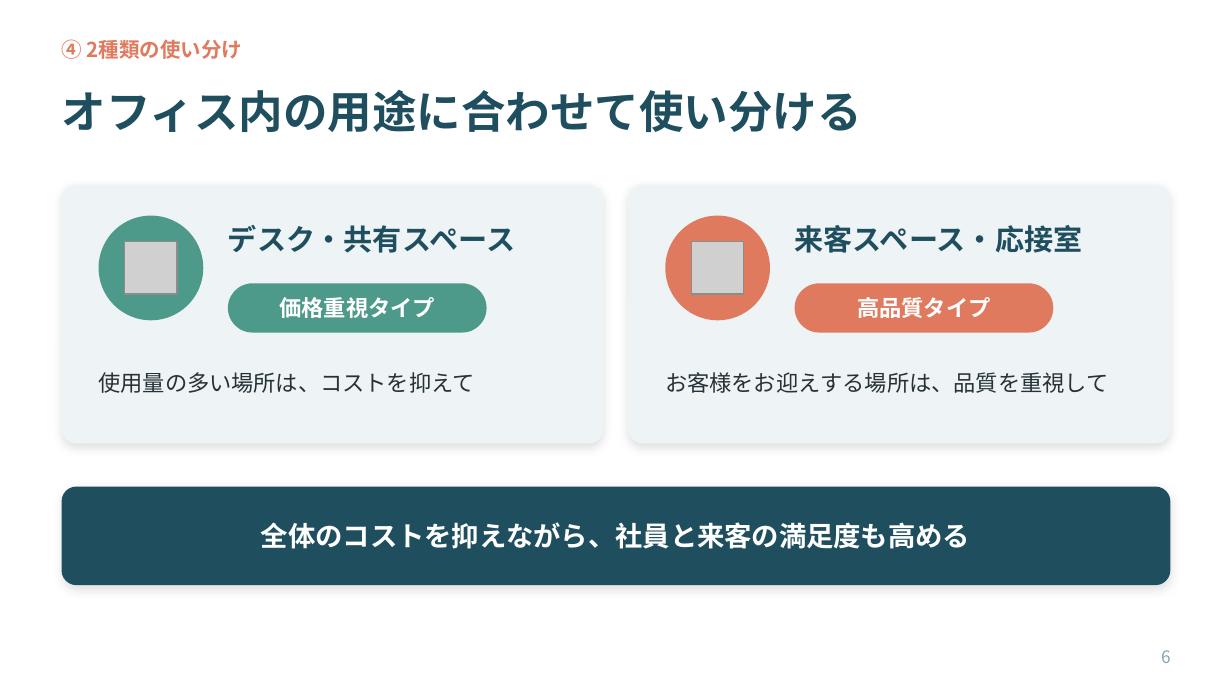
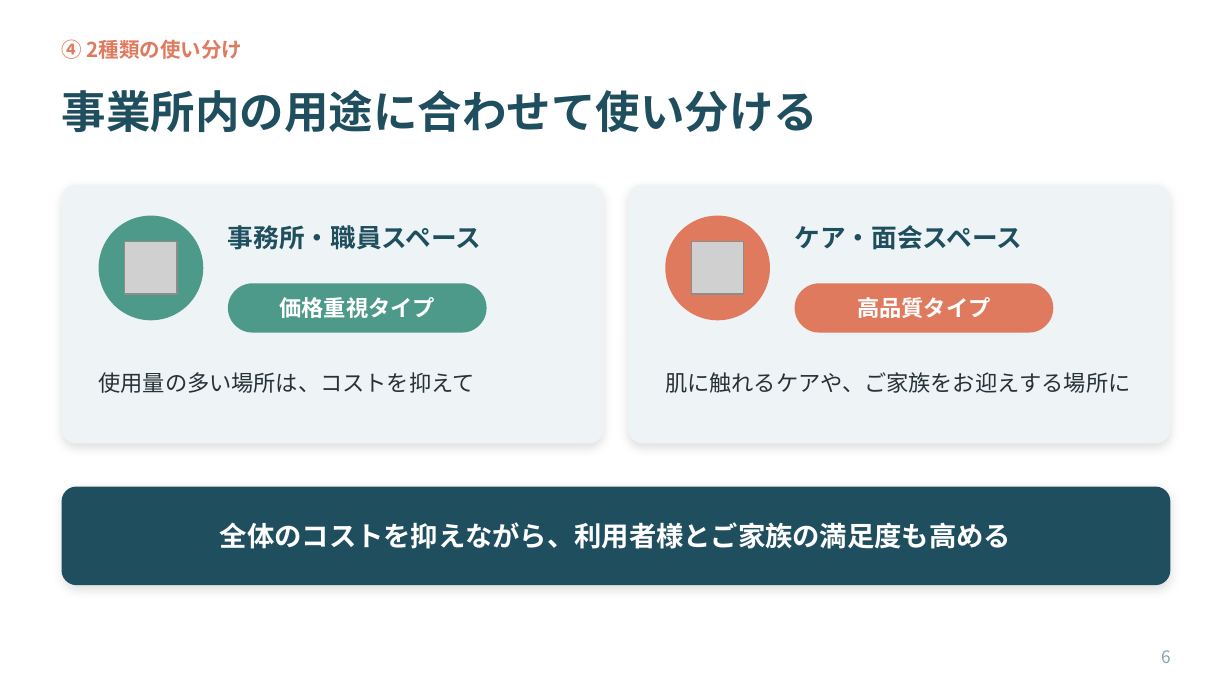
Before and after one commit to ha19870907-a11y/turbo-disco, a slide deck: slide 6 of tissue_sales_roleplay.pptx. Drawn at 1232x693 pixels with LibreOffice and Linux fonts; fonts in the diff are those of the drawing; grey boxes stand for pictures. Boxes give left, top, right and bottom in pixels: in the first picture for what was removed or moved away, otherwise in the second. Text is boxed around its words. In the diff, an @@ line names an element or a change of style, - is before the commit and + after.

```diff
--- a/tissue_sales_roleplay.pptx
+++ b/tissue_sales_roleplay.pptx
@@ title at bbox=[62, 90, 819, 132]: text changed @@
-オフィス内の用途に合わせて使い分ける
+事業所内の用途に合わせて使い分ける
@@ text at bbox=[228, 225, 482, 250]: text changed; size 17 to 15 pt @@
-デスク・共有スペース
+事務所・職員スペース
@@ text at bbox=[795, 225, 1023, 250]: text changed; size 17 to 15 pt @@
-来客スペース・応接室
+ケア・面会スペース
@@ text at bbox=[665, 372, 1130, 393]: text changed @@
-お客様をお迎えする場所は、品質を重視して
+肌に触れるケアや、ご家族をお迎えする場所に
@@ text at bbox=[220, 522, 1011, 549]: text changed @@
-全体のコストを抑えながら、社員と来客の満足度も高める
+全体のコストを抑えながら、利用者様とご家族の満足度も高める
```
Also in this commit, not shown: 9 other slides changed.
